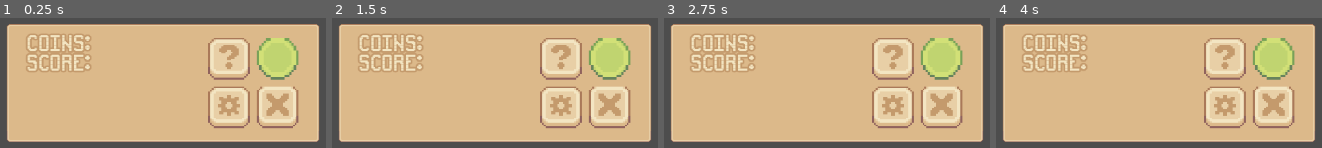
Above: before the commit, frames 1-4 (left to right).
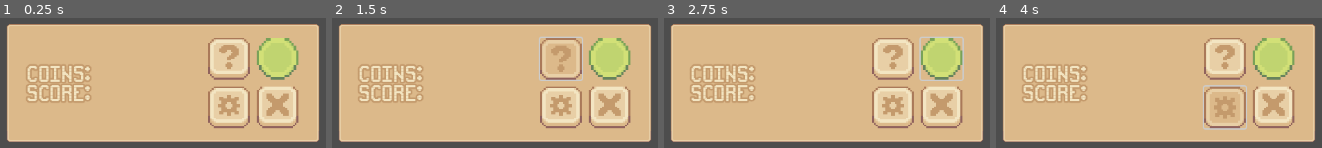
Above: after the commit, the same moments.

Repository: realJonathanZ/Godot-UI-archive
Game: Godot game, scene res://scenes/in_game_ui.tscn
Two runs of this game, one before a commit and one after it. Both use one fixed random seed, a clock stepped at 60 frames per second and the inputs below.
Inputs (mouse positions are in pixels of both pictures, inside the frame that each line leads up to):
- Up to frame 1 (0.25 s): no input
- Up to frame 2 (1.5 s): tap Enter at 0.5 s; click (560, 58) at 1.25 s
- Up to frame 3 (2.75 s): click (941, 58) at 2 s
- Up to frame 4 (4 s): click (1224, 107) at 2.75 s; tap Space at 3.5 s

The runs differ from the first frame. In frame 1, 6.5% of the frame differs, in the area x 7-28%, y 12-66%; in frame 2, 9.5%; in frame 3, 7.1%; in frame 4, 9.6%, in the area x 7-77%, y 12-87%.

Commit message:
changing vbox alignment below its parent for the stats labels

Diff:
--- a/scenes/in_game_ui.tscn
+++ b/scenes/in_game_ui.tscn
@@ -143,6 +143,8 @@
 
 [node name="StatsDisplayContainer" type="VBoxContainer" parent="PopUpMenu/VBoxContainer/baseMenuScreen/NinePatchRect/MarginContainer"]
 layout_mode = 2
+size_flags_horizontal = 0
+size_flags_vertical = 4
 
 [node name="CoinDisplay" type="Label" parent="PopUpMenu/VBoxContainer/baseMenuScreen/NinePatchRect/MarginContainer/StatsDisplayContainer"]
 layout_mode = 2
